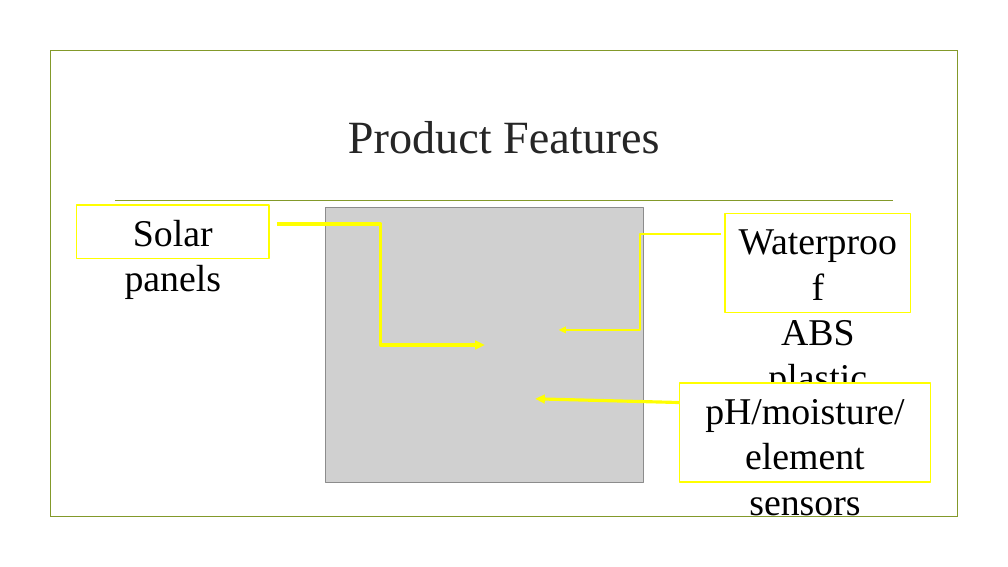
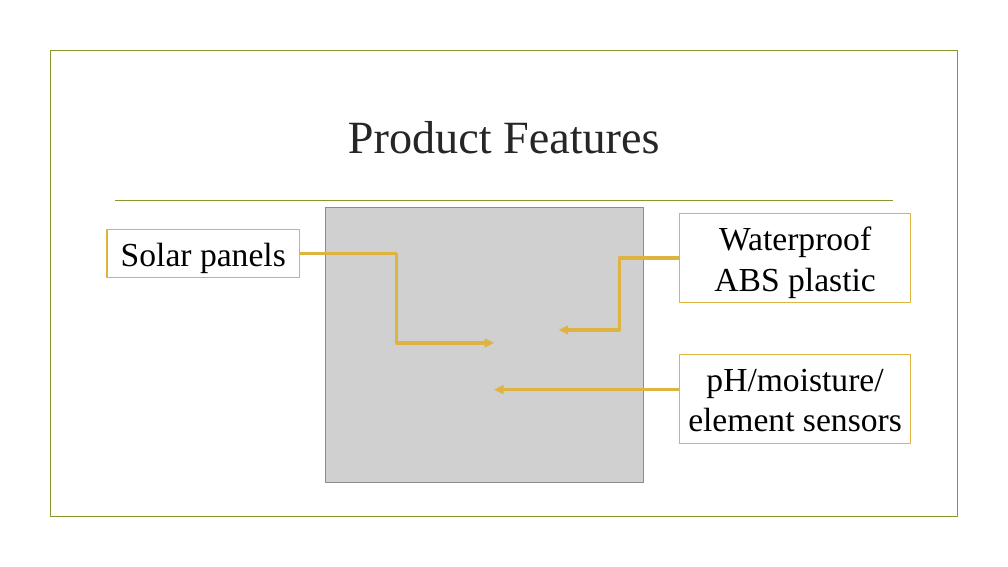
Before and after one commit to johnkmj/tufts_comp50_shared, a slide deck: slide 3 of HW1.pptx. Drawn at 1008x567 pixels with LibreOffice and Linux fonts; fonts in the diff are those of the drawing; grey boxes stand for pictures; background and template pictures are left out. Boxes give left, top, right and bottom in pixels: in the first picture for what was removed or moved away, otherwise in the second. Text is boxed around its words. In the diff, an @@ line names an element or a change of style, - is before the commit and + after.

```diff
--- a/HW1.pptx
+++ b/HW1.pptx
@@ rectangle "Solar panels": place and size @@
-rectangle "Solar panels" at box(76, 205, 269, 259)
+rectangle "Solar panels" at box(107, 230, 300, 278)
@@ rectangle "Waterproof": place and size @@
-rectangle "Waterproof" at box(725, 213, 911, 312)
+rectangle "Waterproof" at box(680, 213, 911, 302)
@@ elbow arrow moved from (277, 224) - (485, 345) to (299, 254) - (495, 343) @@
@@ elbow arrow (299, 254) - (495, 343): stroke #FFFF00 3 pt to #DEB340 3 pt @@
@@ elbow arrow moved from (721, 234) - (559, 330) to (680, 258) - (559, 330) @@
@@ elbow arrow (680, 258) - (559, 330): stroke #FFFF00 2.25 pt to #DEB340 3 pt @@
@@ size 36 to 32 pt; outline #FFFF00 1.25 pt to #DEB340 1.25 pt in 3 elements at box(680, 213, 911, 302), box(107, 230, 300, 278), box(680, 355, 911, 444) @@
@@ rectangle "pH/moisture/": place and size @@
-rectangle "pH/moisture/" at box(680, 383, 931, 482)
+rectangle "pH/moisture/" at box(680, 355, 911, 444)
@@ arrow moved from (721, 404) - (535, 399) to (680, 389) - (495, 389) @@
@@ arrow (680, 389) - (495, 389): stroke #FFFF00 3 pt to #DEB340 3 pt @@
```
Also in this commit, not shown: 3 other slides changed.
